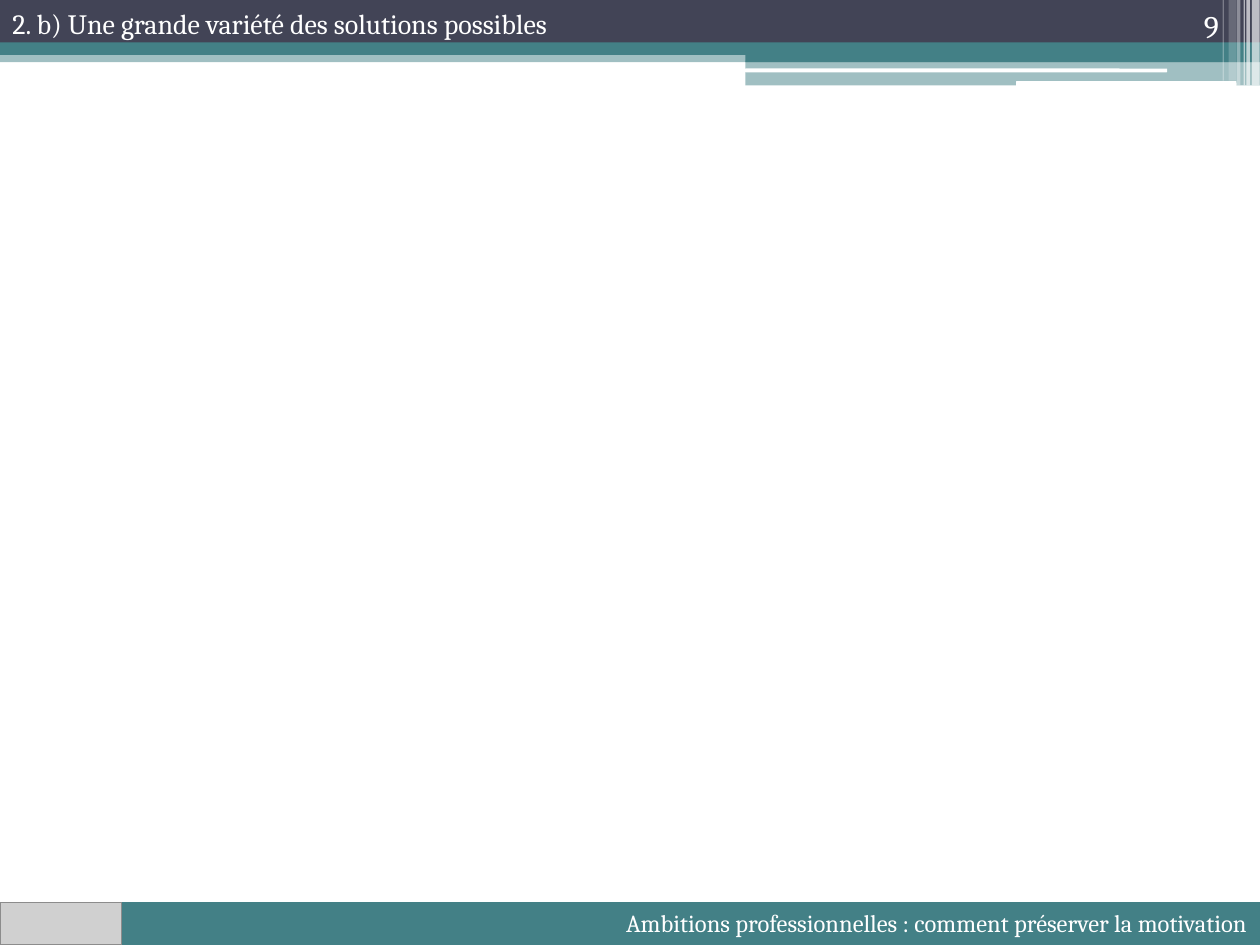
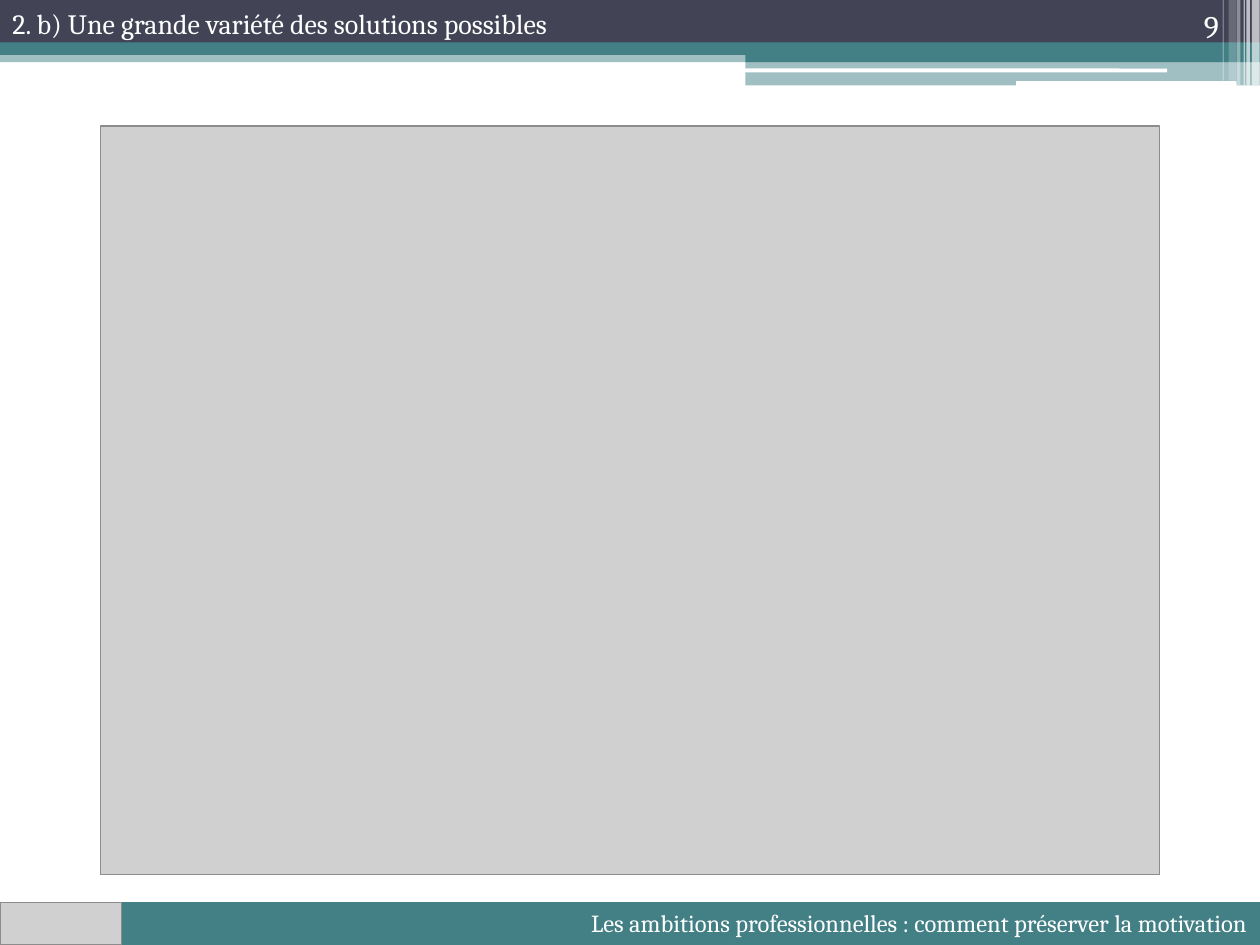
Before and after one commit to lioubouchkin/soutenance, a slide deck: slide 9 of Soutenance.pptx. Drawn at 1260x945 pixels with LibreOffice and Linux fonts; fonts in the diff are those of the drawing; grey boxes stand for pictures. Boxes give left, top, right and bottom in pixels: in the first picture for what was removed or moved away, otherwise in the second. Text is boxed around its words. In the diff, an @@ line names an element or a change of style, - is before the commit and + after.

```diff
--- a/Soutenance.pptx
+++ b/Soutenance.pptx
@@ picture added at [101, 126, 1159, 874] @@
@@ text in rectangle at [591, 914, 1247, 937]: text changed @@
-Ambitions professionnelles : comment préserver la motivation
+Les ambitions professionnelles : comment préserver la motivation
```
Also in this commit, not shown: 9 other slides changed, 4 slides added, 6 other files.
